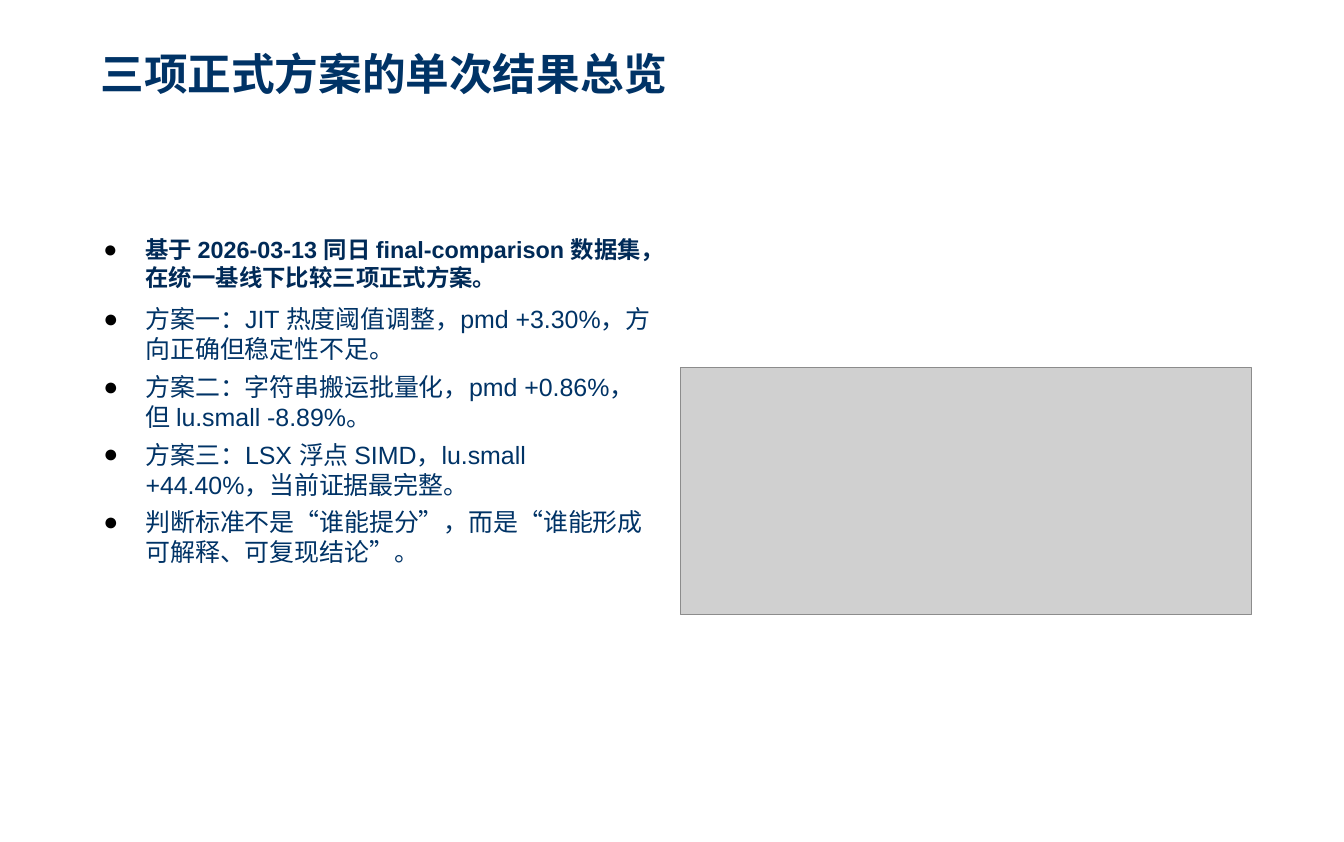
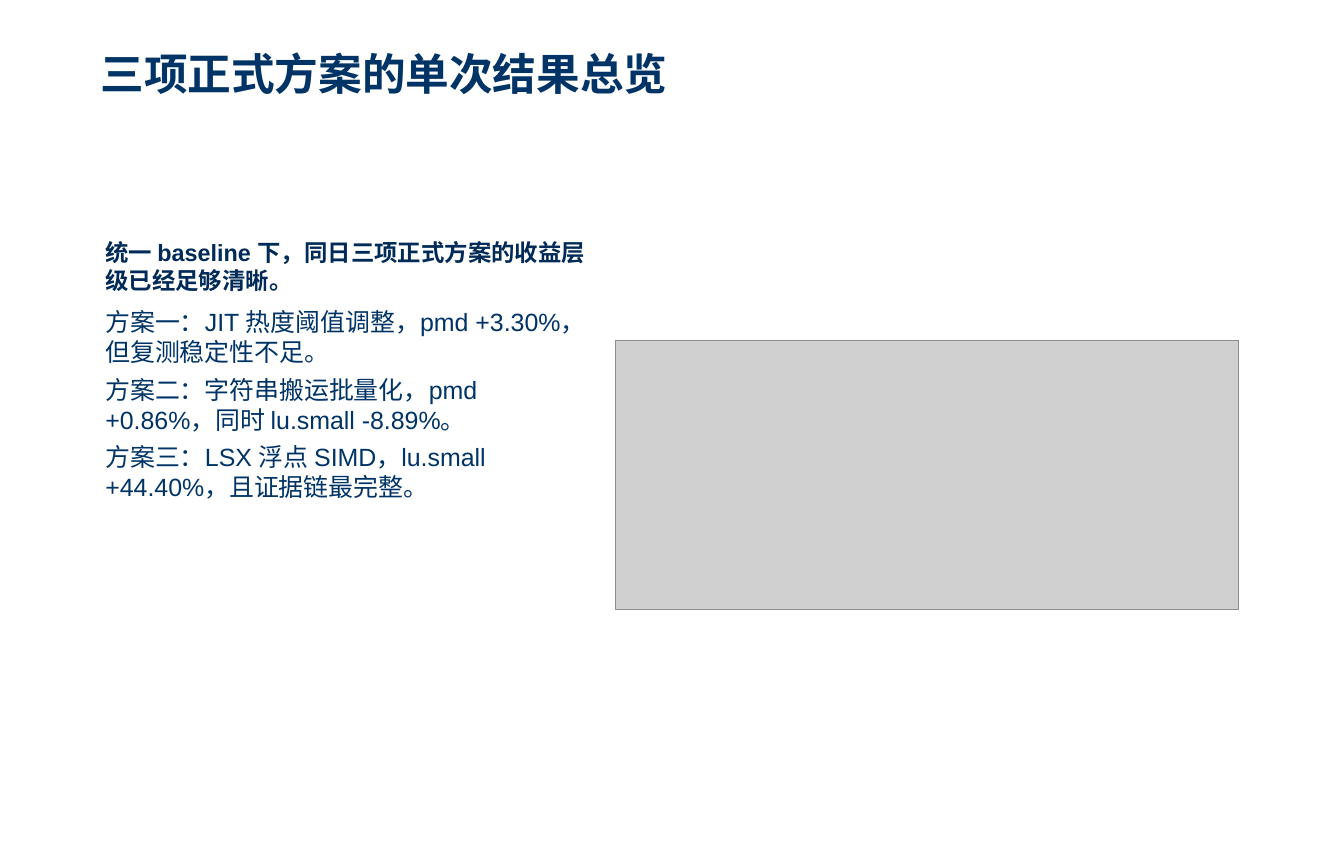
Before and after one commit to YancyReal/ucas-master, a slide deck: slide 10 of Report/03-毕业答辩/鄢玺毕业答辩.pptx. Drawn at 1344x842 pixels with LibreOffice and Linux fonts; fonts in the diff are those of the drawing; grey boxes stand for pictures; background and template pictures are left out. Boxes give left, top, right and bottom in pixels: in the first picture for what was removed or moved away, otherwise in the second. Text is boxed around its words. In the diff, an @@ line names an element or a change of style, - is before the commit and + after.

```diff
--- a/Report/03-毕业答辩/鄢玺毕业答辩.pptx
+++ b/Report/03-毕业答辩/鄢玺毕业答辩.pptx
@@ text at box(105, 241, 585, 499): text changed @@
-● 基于 2026-03-13 同日 final-comparison 数据集，在统一基线下比较三项正式方案。
-● 方案一：JIT 热度阈值调整，pmd +3.30%，方向正确但稳定性不足。
-● 方案二：字符串搬运批量化，pmd +0.86%，但 lu.small -8.89%。
-● 方案三：LSX 浮点 SIMD，lu.small +44.40%，当前证据最完整。
-● 判断标准不是“谁能提分”，而是“谁能形成可解释、可复现结论”。
+统一 baseline 下，同日三项正式方案的收益层级已经足够清晰。
+方案一：JIT 热度阈值调整，pmd +3.30%，但复测稳定性不足。
+方案二：字符串搬运批量化，pmd +0.86%，同时 lu.small -8.89%。
+方案三：LSX 浮点 SIMD，lu.small +44.40%，且证据链最完整。
@@ picture: place and size @@
-picture at box(680, 368, 1252, 615)
+picture at box(615, 340, 1238, 610)
```
Also in this commit, not shown: 1 other slide changed, 50 other files.
